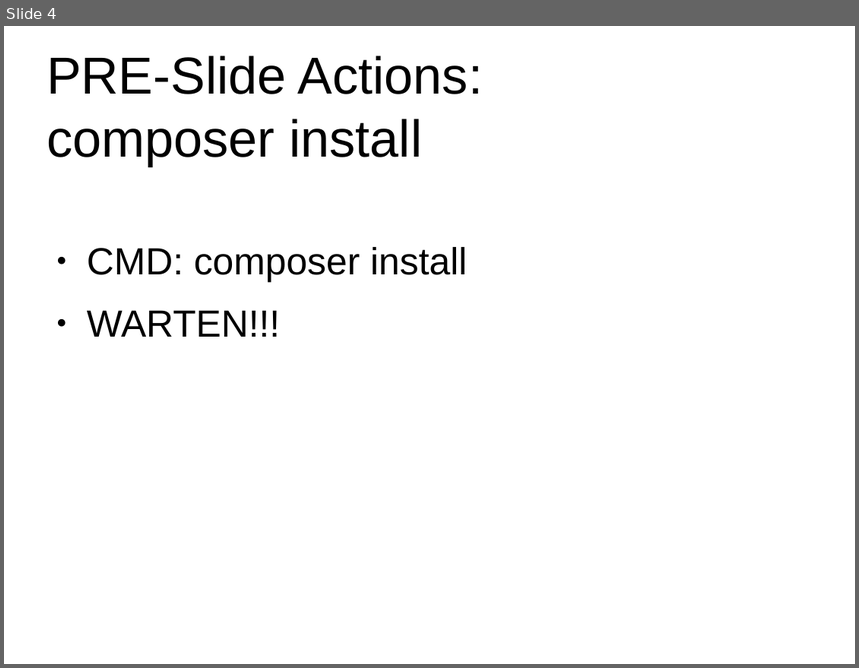
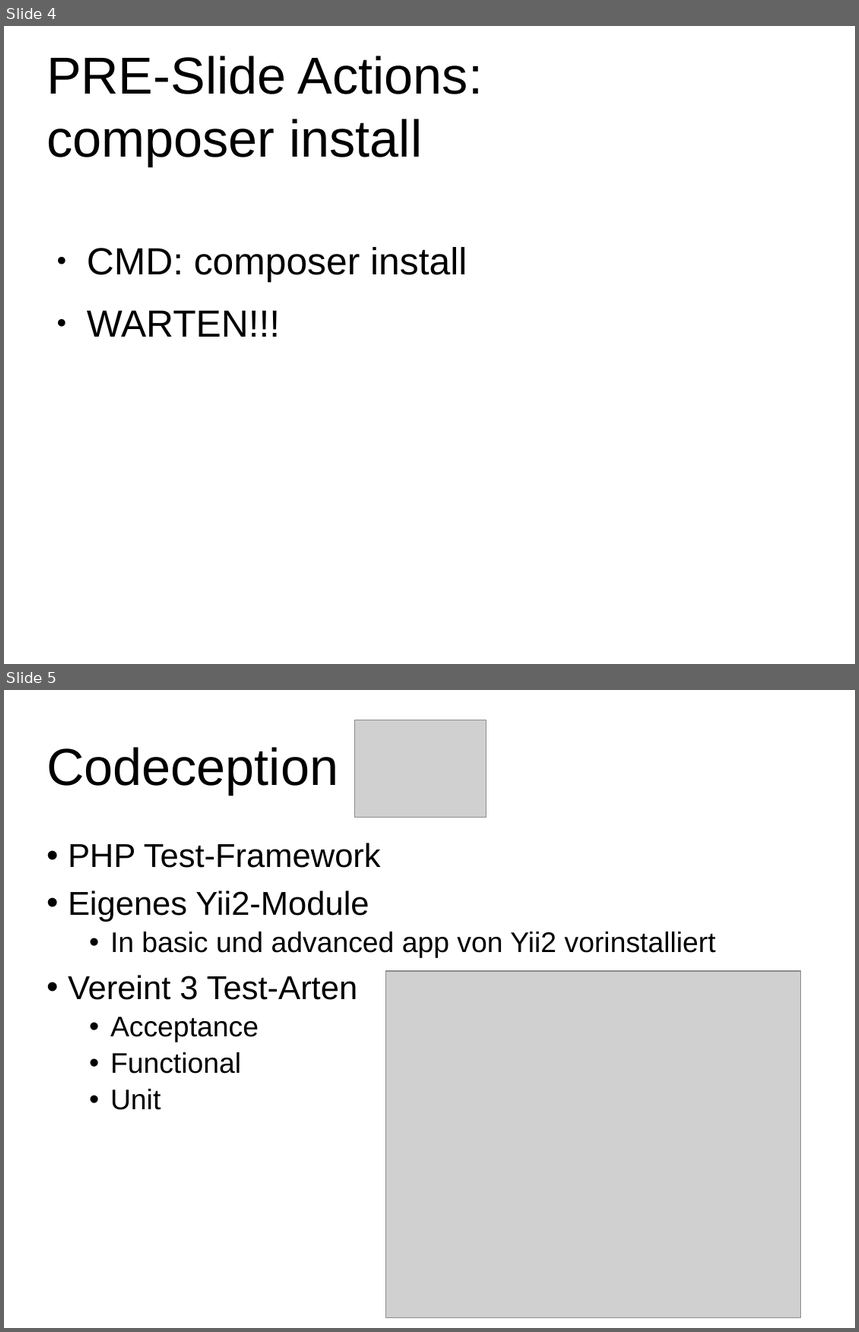
Before and after one commit to ToSchQLB/workshop_testen, a slide deck: docs/praesi.pptx. Shown one above the other, each under a label of ours: slide 4 before the commit, slides 4 and 5 after it. The pictures are 859x668 and 859x1332 pixels, drawn with LibreOffice and Linux fonts; fonts in the diff are those of the drawing; grey boxes stand for pictures; background and template pictures are left out. Boxes give left, top, right and bottom in pixels: in the first picture for what was removed or moved away, otherwise in the second. Text is boxed around its words. In the diff, an @@ line names an element or a change of style, - is before the commit and + after.

```diff
--- a/docs/praesi.pptx
+++ b/docs/praesi.pptx
@@ slide 5 added at (4,690,855,1328), background #FFFFFF; not listed: 1 template element that a slide beside it also shows @@
@@ picture added at (354,720,486,818) @@
@@ title added at (47,747,338,795), 44 pt, text #000000 @@
+Codeception
@@ text added at (68,843,716,1110), 24 pt, text #000000 @@
+• PHP Test-Framework
+• Eigenes Yii2-Module
+  • In basic und advanced app von Yii2 vorinstalliert
+• Vereint 3 Test-Arten
+  • Acceptance
+  • Functional
+  • Unit
@@ picture added at (386,971,800,1319) @@
```
Also in this commit, not shown: 1 slide changed, 3 other slides added.
